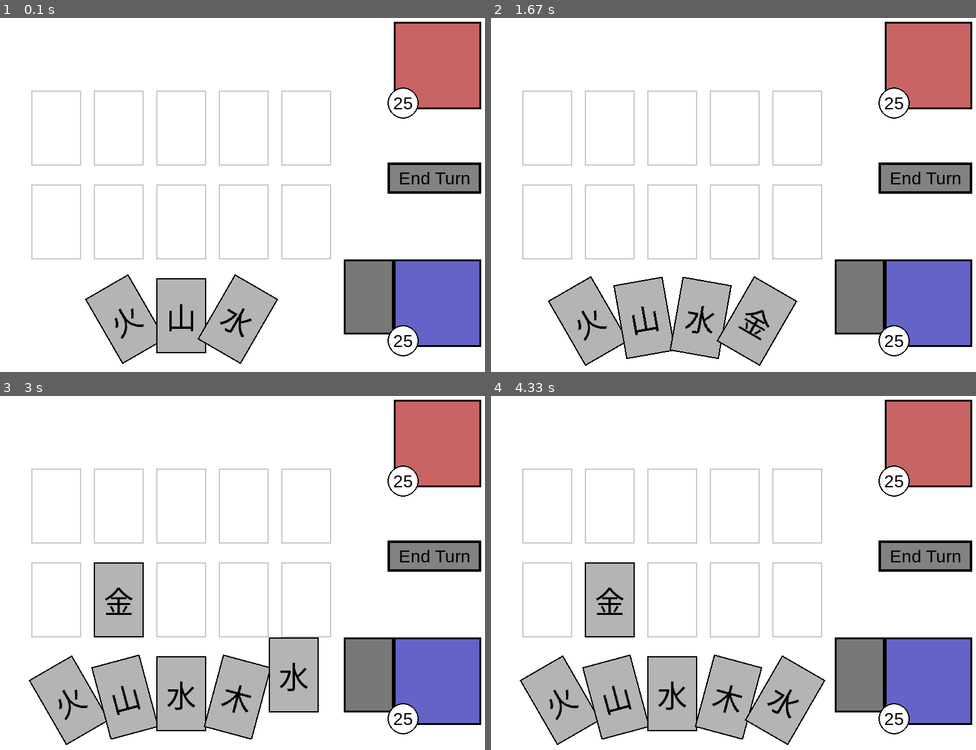
Above: before the commit, frames 1-4 (two rows, left to right).
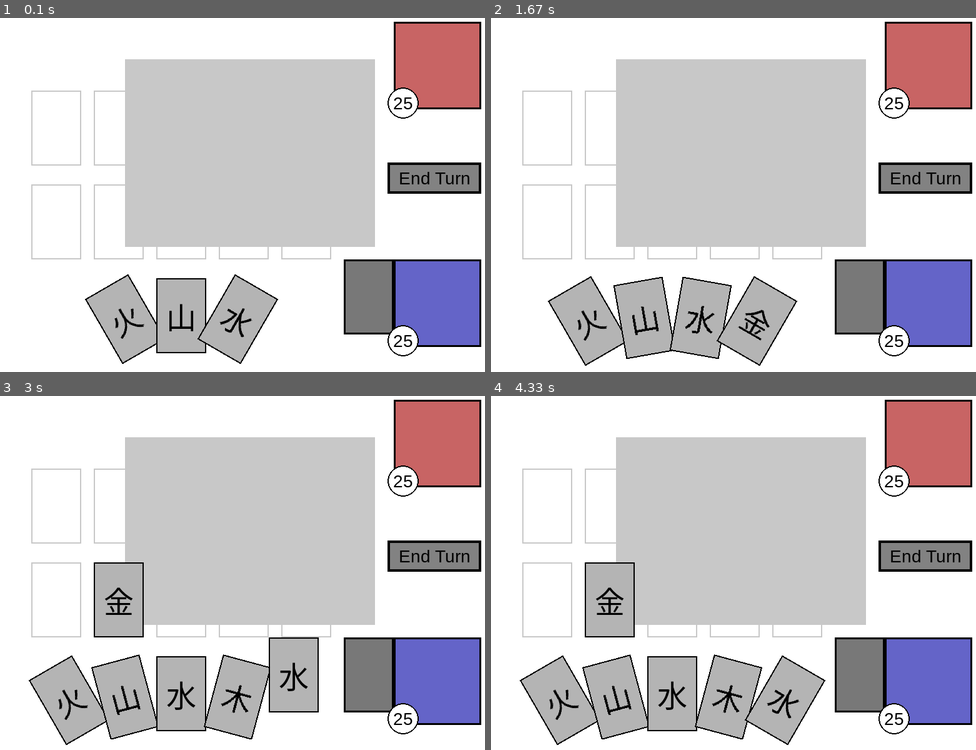
Above: after the commit, the same moments.

Repository: ChioreanBogdan/Pygame-Card-Game
Game: pygame game, started from tiny_kanji_card_game.py
Two runs of this game, one before a commit and one after it. Both use one fixed random seed, a clock stepped at 60 frames per second and the inputs below.
Inputs (mouse positions are in pixels of both pictures, inside the frame that each line leads up to):
- Up to frame 1 (0.1 s): no input
- Up to frame 2 (1.67 s): press the mouse at (670, 315) at 0.37 s; move the mouse to (626, 294) at 0.47 s; release the mouse at (583, 272) at 0.6 s; click "25" at 0.72 s; click (588, 322) at 1.05 s; press the mouse at (588, 294) at 1.37 s; move the mouse to (568, 198) at 1.47 s; release the mouse at (549, 99) at 1.6 s
- Up to frame 3 (3 s): press the mouse at (266, 700) at 1.7 s; move the mouse to (189, 661) at 1.8 s; release the mouse at (111, 622) at 1.93 s; press the mouse at (368, 675) at 2.03 s; move the mouse to (402, 548) at 2.13 s; release the mouse at (436, 420) at 2.27 s; press the mouse at (368, 675) at 2.37 s; move the mouse to (324, 551) at 2.47 s; release the mouse at (276, 431) at 2.6 s; press the mouse at (436, 555) at 2.7 s; move the mouse to (354, 611) at 2.8 s; release the mouse at (276, 668) at 2.93 s
- Up to frame 4 (4.33 s): press the mouse at (607, 601) at 3.03 s; move the mouse to (660, 523) at 3.13 s; release the mouse at (709, 449) at 3.27 s; click (728, 696) at 3.38 s; press the mouse at (728, 696) at 3.7 s; move the mouse to (655, 576) at 3.8 s; release the mouse at (588, 459) at 3.93 s

The runs differ from the first frame. In frame 1, 26% of the frame differs, in the area x 25-78%, y 11-65%; in frame 2, 26%; in frame 3, 26%; in frame 4, 26%.

Commit message:
Add CardPopup UI skeleton

Diff:
--- /dev/null
+++ b/card_popup.py
@@ -0,0 +1,23 @@
+import pygame  # import the library
+
+class CardPopup:
+    def __init__(self):
+        self.active = False
+        self.card = None
+
+    def open(self, card):
+        self.active = True
+        self.card = card
+
+    def close(self):
+        self.active = False
+        self.card = None
+
+    def handle_event(self, event):
+        pass
+
+    def draw(self, screen):
+        if not self.active:
+            return
+
+        pygame.draw.rect(screen, (200, 200, 200), (200, 100, 400, 300))
--- a/tiny_kanji_card_game.py
+++ b/tiny_kanji_card_game.py
@@ -8,6 +8,7 @@
 from turn_manager import TurnManager #import TurnManager
 from renderer import Renderer
 from board import Board
+from card_popup import CardPopup
 
 pygame.init()  # initialize pygamefrom board import Board
 
@@ -43,6 +44,10 @@
 
 #Create board object
 board = Board(WIDTH,HEIGHT,player,enemy)
+
+#Create CardPupup object
+popup = CardPopup()
+popup.active = True
 
 # Draw one card
 #card_rect = pygame.Rect(100, 400, 80, 120)  # x, y, width, height
@@ -85,6 +90,7 @@
 
     # draw player slots+enemy slots
     renderer.draw_board(board)
+    popup.draw(screen)
 
     #my_card.draw(screen,kanji_font)
     #my_card2.draw(screen,kanji_font)
